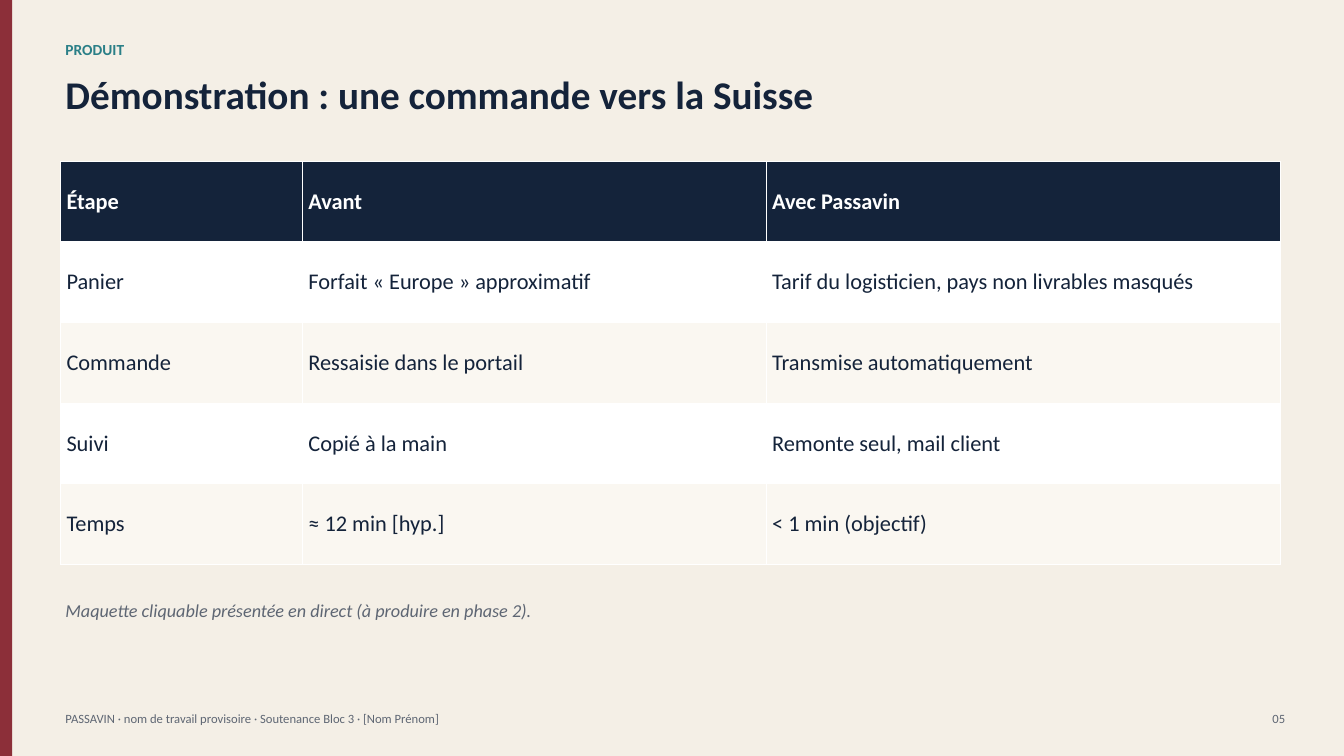
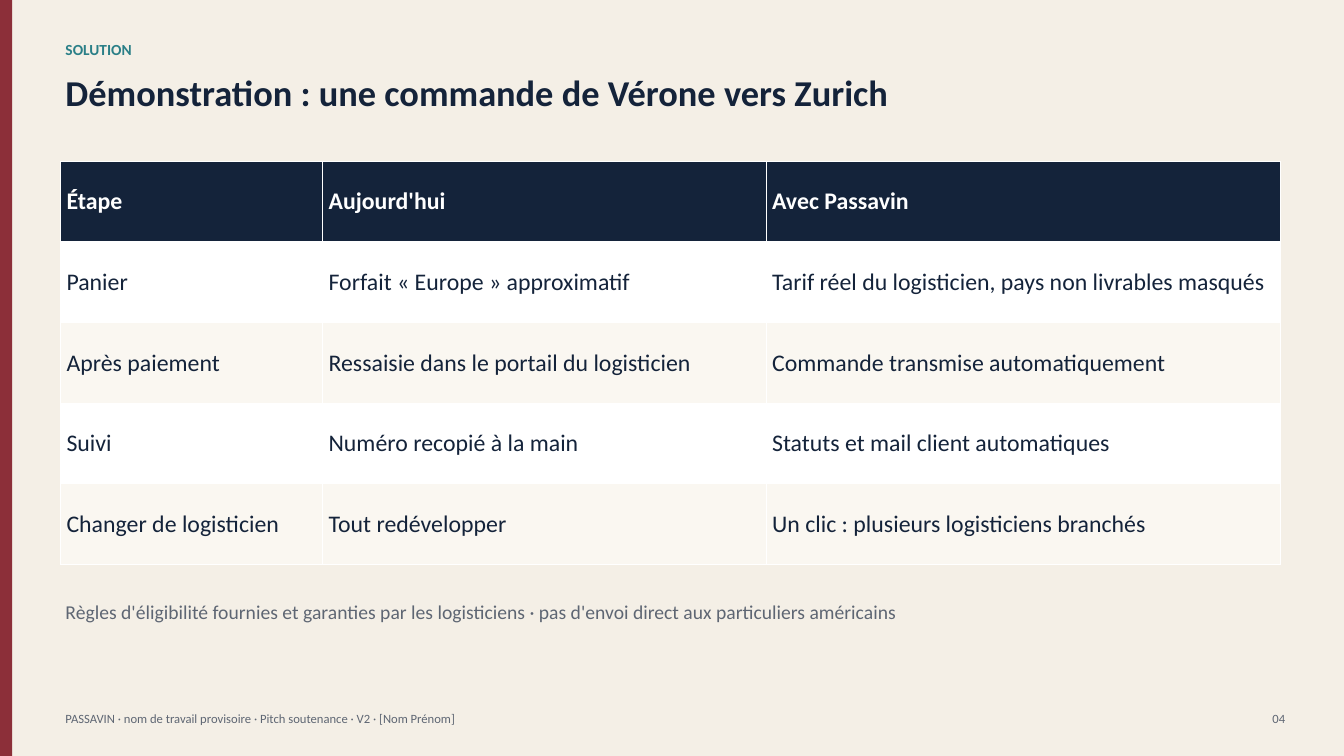
Before and after one commit to planetauragbf-ai/Emma, a slide deck: slide 4 of winetech/livrables/Passavin_Pitch_Soutenance.pptx (slide 5 before the commit). Drawn at 1344x756 pixels with LibreOffice and Linux fonts; fonts in the diff are those of the drawing. Boxes give left, top, right and bottom in pixels: in the first picture for what was removed or moved away, otherwise in the second. Text is boxed around its words. In the diff, an @@ line names an element or a change of style, - is before the commit and + after.

```diff
--- a/winetech/livrables/Passavin_Pitch_Soutenance.pptx
+++ b/winetech/livrables/Passavin_Pitch_Soutenance.pptx
@@ text at box(65, 45, 131, 55): text changed @@
-PRODUIT
+SOLUTION
@@ text at box(65, 80, 887, 107): text changed; size 28 to 26 pt @@
-Démonstration : une commande vers la Suisse
+Démonstration : une commande de Vérone vers Zurich
@@ table at box(60, 161, 1280, 565) @@
-row 1, column 2: Avant
+row 1, column 2: Aujourd'hui
-row 2, column 3: Tarif du logisticien, pays non livrables masqués
+row 2, column 3: Tarif réel du logisticien, pays non livrables masqués
-row 3: Commande | Ressaisie dans le portail | Transmise automatiquement
+row 3: Après paiement | Ressaisie dans le portail du logisticien | Commande transmise automatiquement
-row 4, column 2: Copié à la main
+row 4, column 2: Numéro recopié à la main
-row 4, column 3: Remonte seul, mail client
+row 4, column 3: Statuts et mail client automatiques
-row 5: Temps | ≈ 12 min [hyp.] | < 1 min (objectif)
+row 5: Changer de logisticien | Tout redévelopper | Un clic : plusieurs logisticiens branchés
@@ size 16 to 17 pt in "Étape", "Avec Passavin", "Panier", "Forfait « Europe » approximatif" and 1 more places @@
@@ text at box(65, 605, 896, 623): text changed; size 13 to 14 pt; italic off @@
-Maquette cliquable présentée en direct (à produire en phase 2).
+Règles d'éligibilité fournies et garanties par les logisticiens · pas d'envoi direct aux particuliers américains
@@ text at box(65, 714, 455, 725): text changed @@
-PASSAVIN · nom de travail provisoire · Soutenance Bloc 3 · [Nom Prénom]
+PASSAVIN · nom de travail provisoire · Pitch soutenance · V2 · [Nom Prénom]
@@ text at box(1272, 715, 1285, 723): text changed @@
-05
+04
```
Also in this commit, not shown: 7 other slides changed, 12 slides added, 12 slides removed, 27 other files.
